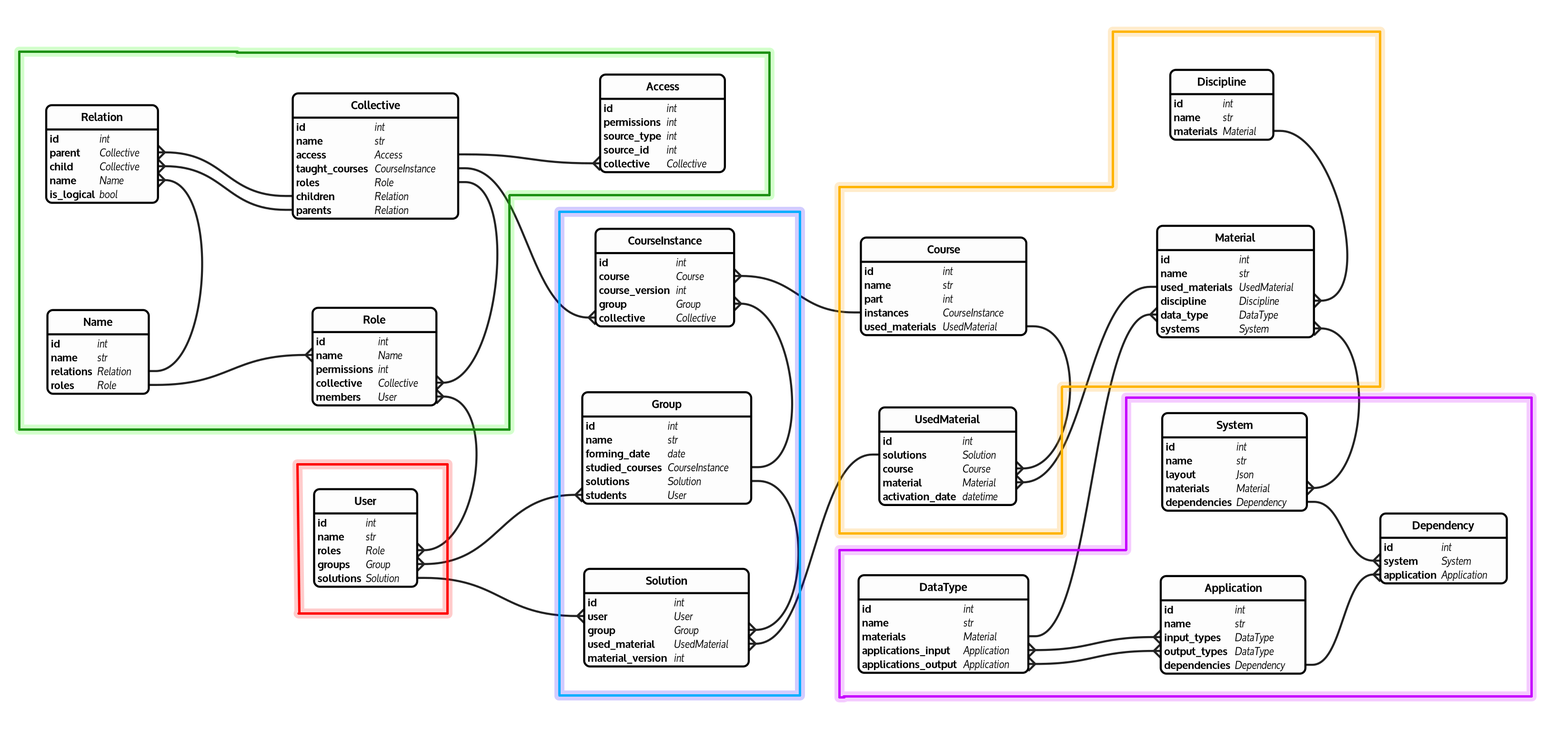
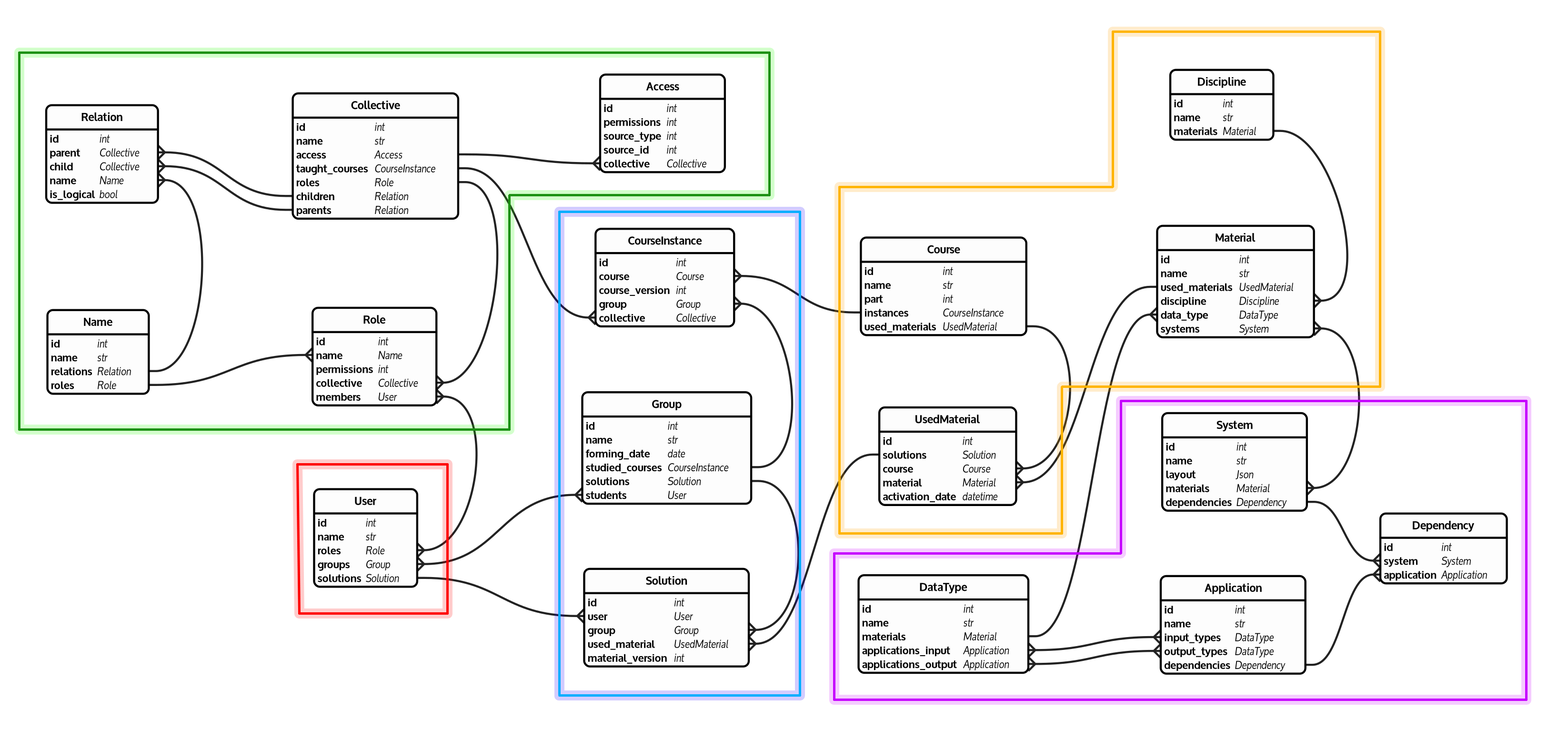
Revision of a layered 1568×730 image; what changed, layer by layer:
painted on "Слой 5" over [833, 396, 1533, 701]
painted on "Слой 1" over [18, 50, 242, 54]
